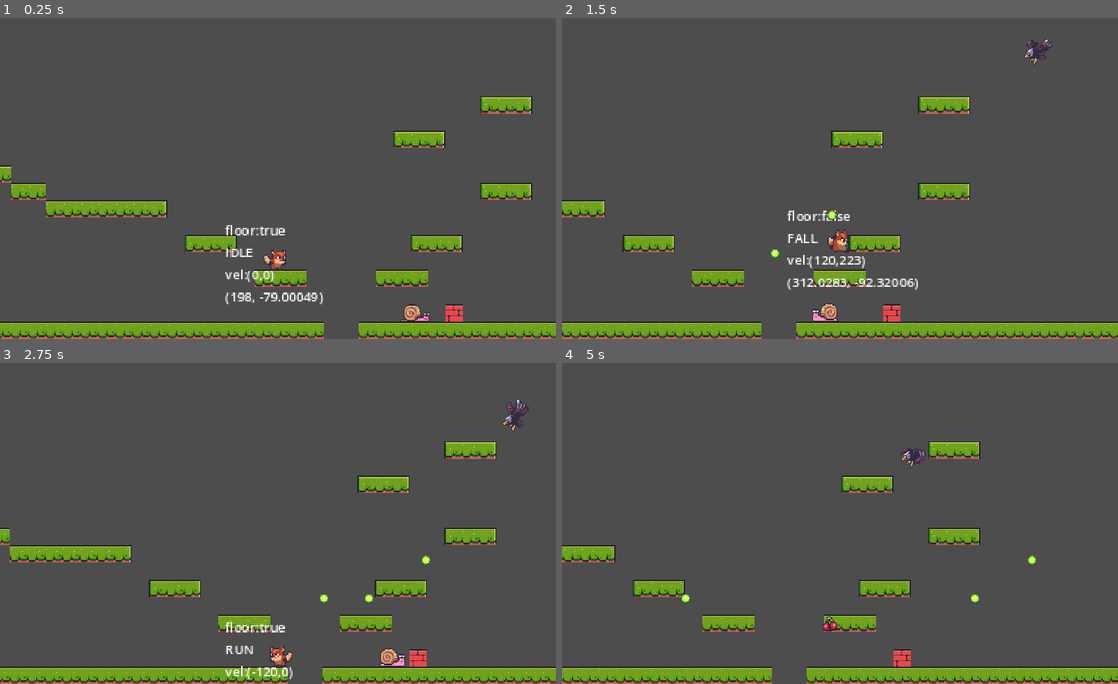
Above: before the commit, frames 1-4 (two rows, left to right).
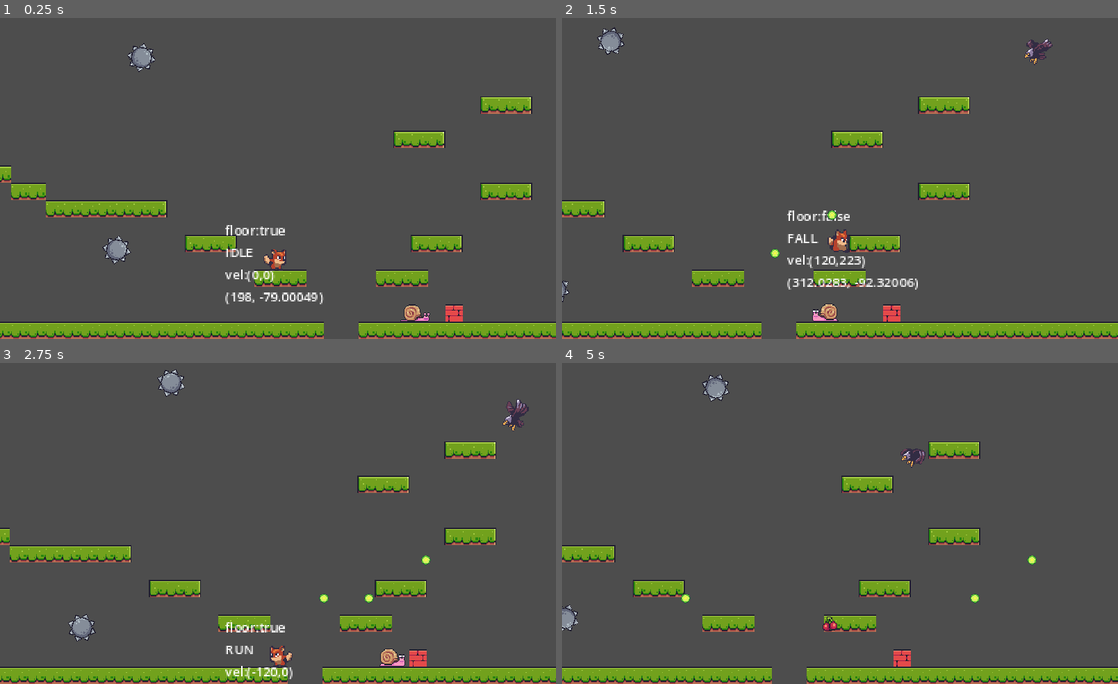
Above: after the commit, the same moments.

Repository: jaerrib/learning-godot
Game: Godot game, scene res://scenes/level_base/level_base.tscn
The game is run twice, just before and just after one commit, with the same random seed, the same clock (stepped at 60 frames per second) and the same inputs.
Inputs:
- Up to frame 1 (0.25 s): no input
- Up to frame 2 (1.5 s): hold D (right) from 0.53 s (still down); tap E (shoot) at 0.6, 1.35 s; tap Space (jump) at 0.77 s
- Up to frame 3 (2.75 s): tap Space (jump) at 1.52 s; release D (right) at 2.03 s; hold A (left) from 2.03 s (still down); tap E (shoot) at 2.1 s
- Up to frame 4 (5 s): release A (left) at 2.78 s; hold D (right) 2.78-4.28 s; tap E (shoot) at 2.85, 3.6, 4.35 s; tap Space (jump) at 3.02, 3.77, 4.52 s; hold A (left) from 4.28 s (still down)

The runs differ from the first frame. In frame 1, 0.5% of the frame differs, in the area x 18-28%, y 7-77%; in frame 2, 0.3%; in frame 3, 0.5%, in the area x 12-34%, y 1-87%; in frame 4, 0.4%.

Commit message:
Add ball spike obstacles

Diff:
--- /dev/null
+++ b/foxy-antics/scenes/ball_spikes/ball_spikes.gd
@@ -0,0 +1,10 @@
+extends PathFollow2D
+
+
+@export var speed: float = 0.05
+@export var spin_speed: float = 400.0
+
+# Called every frame. 'delta' is the elapsed time since the previous frame.
+func _process(delta: float) -> void:
+	progress_ratio += delta * speed
+	rotation_degrees += spin_speed * delta
--- /dev/null
+++ b/foxy-antics/scenes/ball_spikes/ball_spikes.tscn
@@ -0,0 +1,21 @@
+[gd_scene load_steps=4 format=3 uid="uid://dyau2vdyug2ka"]
+
+[ext_resource type="Texture2D" uid="uid://buwpatrhch6c6" path="res://assets/danger/spiked_ball.png" id="1_3t0l0"]
+[ext_resource type="Script" path="res://scenes/ball_spikes/ball_spikes.gd" id="1_s1pcs"]
+
+[sub_resource type="CircleShape2D" id="CircleShape2D_3e5d4"]
+radius = 12.0
+
+[node name="BallSpikes" type="PathFollow2D"]
+rotates = false
+script = ExtResource("1_s1pcs")
+
+[node name="Sprite2D" type="Sprite2D" parent="."]
+texture = ExtResource("1_3t0l0")
+
+[node name="HitBox" type="Area2D" parent="."]
+collision_layer = 4
+collision_mask = 0
+
+[node name="CollisionShape2D" type="CollisionShape2D" parent="HitBox"]
+shape = SubResource("CircleShape2D_3e5d4")
--- a/foxy-antics/scenes/level_base/level_base.tscn
+++ b/foxy-antics/scenes/level_base/level_base.tscn
@@ -7,6 +7,7 @@
 [ext_resource type="PackedScene" uid="uid://ctw5jfabbj7e7" path="res://scenes/enemies/snail.tscn" id="5_qp7id"]
 [ext_resource type="PackedScene" uid="uid://bnuahew84wt5p" path="res://scenes/enemies/frog.tscn" id="6_st55s"]
 [ext_resource type="PackedScene" uid="uid://s8wvvnvvmoqd" path="res://scenes/enemies/eagle.tscn" id="7_2lspu"]
+[ext_resource type="PackedScene" uid="uid://dyau2vdyug2ka" path="res://scenes/ball_spikes/ball_spikes.tscn" id="8_s0j0y"]
 
 [sub_resource type="TileSetAtlasSource" id="TileSetAtlasSource_xs713"]
 texture = ExtResource("1_05qyw")
@@ -205,6 +206,18 @@
 physics_layer_0/collision_mask = 0
 sources/0 = SubResource("TileSetAtlasSource_xs713")
 
+[sub_resource type="Curve2D" id="Curve2D_pb4si"]
+_data = {
+"points": PackedVector2Array(-14.3941, 25.2486, 14.3941, -25.2486, 69, -255, -42.3729, -13.7502, 42.3729, 13.7502, 194, -271, 11.0124, -21.1906, -11.0124, 21.1906, 245, -202, 41.2034, -18.167, -41.2034, 18.167, 205, -164, 28.0615, -9.26031, -28.0615, 9.26031, 89, -170, -18.4056, 15.8099, 18.4056, -15.8099, 69, -255)
+}
+point_count = 6
+
+[sub_resource type="Curve2D" id="Curve2D_1f5od"]
+_data = {
+"points": PackedVector2Array(0, 0, 0, 0, 50, -90, 0, 0, 0, 0, 50, -30, 0, 0, 0, 0, 50, -30, 0, 0, 0, 0, 50, -90, 0, 0, 0, 0, 50, -90)
+}
+point_count = 5
+
 [node name="LevelBase" type="Node2D"]
 script = ExtResource("1_m1b5o")
 
@@ -232,3 +245,18 @@
 
 [node name="Eagle" parent="Enemies" instance=ExtResource("7_2lspu")]
 position = Vector2(513, -274)
+
+[node name="Paths" type="Node2D" parent="."]
+
+[node name="Path2D" type="Path2D" parent="Paths"]
+curve = SubResource("Curve2D_pb4si")
+
+[node name="BallSpikes" parent="Paths/Path2D" instance=ExtResource("8_s0j0y")]
+position = Vector2(69, -255)
+
+[node name="Path2D2" type="Path2D" parent="Paths"]
+curve = SubResource("Curve2D_1f5od")
+
+[node name="BallSpikes" parent="Paths/Path2D2" instance=ExtResource("8_s0j0y")]
+position = Vector2(50, -90)
+speed = 0.25
Not shown: 1 places in foxy-antics/scenes/level_base/level_base.tscn that only renumber resources
